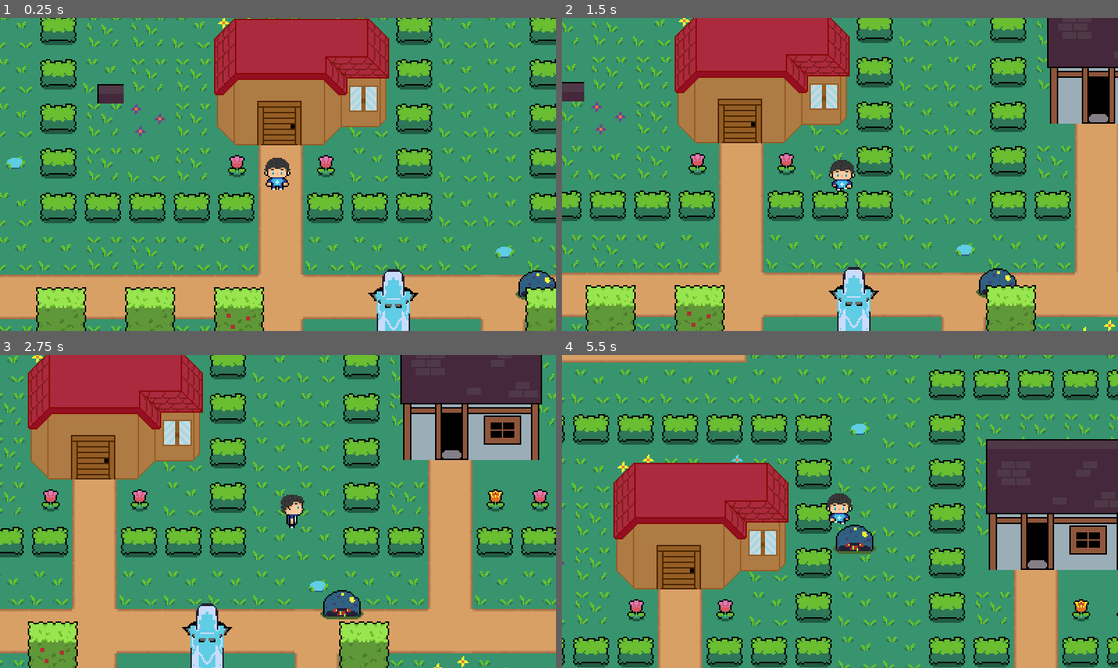
Above: before the commit, frames 1-4 (two rows, left to right).
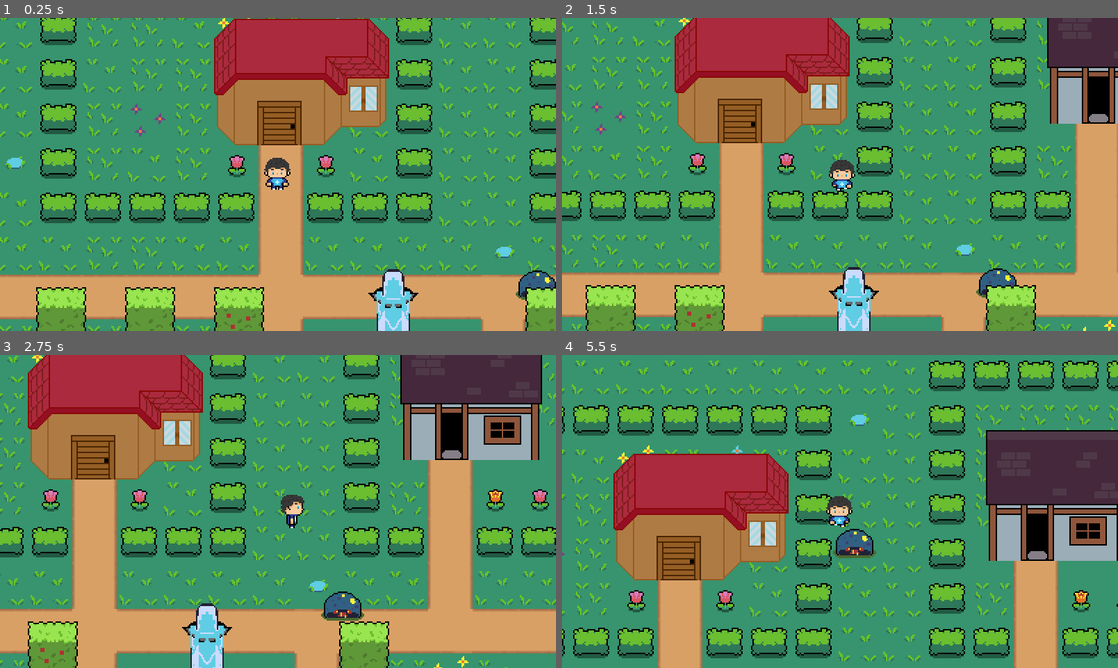
Above: after the commit, the same moments.

Repository: Frnkp21/godot4TonfrasFinal
Game: Godot game, scene res://Scenes/Street.tscn
The game is run twice, just before and just after one commit, with the same random seed, the same clock (stepped at 60 frames per second) and the same inputs. This scene is started directly instead of the project's main scene.
Inputs:
- Up to frame 1 (0.25 s): no input
- Up to frame 2 (1.5 s): tap Enter at 0.5 s; hold D (move_right) 0.53-1.28 s; tap J (attack, bound only after the commit) at 0.6 s; tap F (attack, bound only before the commit) at 0.8, 1.35 s; hold S (move_down) from 1.28 s (still down)
- Up to frame 3 (2.75 s): tap J (attack, bound only after the commit) at 1.55, 2.1 s; release S (move_down) at 2.03 s; hold D (move_right) from 2.03 s (still down); tap F (attack, bound only before the commit) at 2.3 s
- Up to frame 4 (5.5 s): release D (move_right) at 2.78 s; hold W (move_up) 2.78-3.53 s; tap F (attack, bound only before the commit) at 2.85, 3.8, 5.1 s; tap J (attack, bound only after the commit) at 3.05, 4.35 s; hold A (move_left) 3.53-5.03 s; tap E at 3.6 s; hold S (move_down) from 5.03 s (still down)

The runs differ from the first frame. In frame 1, 0.3% of the frame differs, in the area x 17-23%, y 21-28%; in frame 2, 0.2%; in frame 3, 0.3%; in frame 4, 35%, in the area x 0-100%, y 0-100%.

Commit message:
attack and dead

Diff:
--- a/Scenes/BedRoom.tscn
+++ b/Scenes/BedRoom.tscn
@@ -29,5 +29,3 @@
 
 [node name="player" parent="." instance=ExtResource("1")]
 position = Vector2(80, -29)
-move_speed = 100.0
-attack_speed = 100.0
--- a/Scenes/Player.tscn
+++ b/Scenes/Player.tscn
@@ -55,9 +55,25 @@
 atlas = ExtResource("5_bipx0")
 region = Rect2(64, 0, 32, 32)
 
+[sub_resource type="AtlasTexture" id="AtlasTexture_ji0ad"]
+atlas = ExtResource("1")
+region = Rect2(96, 0, 32, 32)
+
 [sub_resource type="AtlasTexture" id="AtlasTexture_kwqna"]
 atlas = ExtResource("1")
 region = Rect2(96, 0, 32, 32)
+
+[sub_resource type="AtlasTexture" id="AtlasTexture_wd8or"]
+atlas = ExtResource("1")
+region = Rect2(96, 96, 32, 32)
+
+[sub_resource type="AtlasTexture" id="AtlasTexture_m5pc2"]
+atlas = ExtResource("1")
+region = Rect2(96, 64, 32, 32)
+
+[sub_resource type="AtlasTexture" id="AtlasTexture_87p82"]
+atlas = ExtResource("1")
+region = Rect2(96, 32, 32, 32)
 
 [sub_resource type="AtlasTexture" id="AtlasTexture_djcqm"]
 atlas = ExtResource("1")
@@ -183,10 +199,42 @@
 }, {
 "frames": [{
 "duration": 1.0,
+"texture": SubResource("AtlasTexture_ji0ad")
+}],
+"loop": true,
+"name": &"Down_Idle",
+"speed": 5.0
+}, {
+"frames": [{
+"duration": 1.0,
 "texture": SubResource("AtlasTexture_kwqna")
 }],
 "loop": true,
 "name": &"Idle",
+"speed": 5.0
+}, {
+"frames": [{
+"duration": 1.0,
+"texture": SubResource("AtlasTexture_wd8or")
+}],
+"loop": true,
+"name": &"Left_Idle",
+"speed": 5.0
+}, {
+"frames": [{
+"duration": 1.0,
+"texture": SubResource("AtlasTexture_m5pc2")
+}],
+"loop": true,
+"name": &"Right_Idle",
+"speed": 5.0
+}, {
+"frames": [{
+"duration": 1.0,
+"texture": SubResource("AtlasTexture_87p82")
+}],
+"loop": true,
+"name": &"Up_Idle",
 "speed": 5.0
 }, {
 "frames": [{
@@ -260,6 +308,9 @@
 
 [sub_resource type="RectangleShape2D" id="1"]
 size = Vector2(18.1071, 12.7273)
+
+[sub_resource type="CircleShape2D" id="CircleShape2D_cp0a5"]
+radius = 21.0
 
 [node name="player" type="CharacterBody2D" groups=["player"]]
 collision_layer = 3
@@ -267,7 +318,7 @@
 
 [node name="AnimatedSprite" type="AnimatedSprite2D" parent="."]
 sprite_frames = SubResource("SpriteFrames_rfh70")
-animation = &"Idle"
+animation = &"Down_Idle"
 
 [node name="CollisionShape2D" type="CollisionShape2D" parent="."]
 position = Vector2(-0.5, 2)
@@ -279,3 +330,18 @@
 zoom = Vector2(2, 2)
 position_smoothing_enabled = true
 position_smoothing_speed = 8.0
+
+[node name="player_hitbox" type="Area2D" parent="."]
+
+[node name="CollisionShape2D" type="CollisionShape2D" parent="player_hitbox"]
+shape = SubResource("CircleShape2D_cp0a5")
+
+[node name="attack_cooldown" type="Timer" parent="."]
+
+[node name="deal_attack_timer" type="Timer" parent="."]
+wait_time = 0.5
+
+[connection signal="body_entered" from="player_hitbox" to="." method="_on_player_hitbox_body_entered"]
+[connection signal="body_exited" from="player_hitbox" to="." method="_on_player_hitbox_body_exited"]
+[connection signal="timeout" from="attack_cooldown" to="." method="_on_attack_cooldown_timeout"]
+[connection signal="timeout" from="deal_attack_timer" to="." method="_on_deal_attack_timer_timeout"]
--- a/Scenes/Street.tscn
+++ b/Scenes/Street.tscn
@@ -2738,18 +2738,27 @@
 position = Vector2(31, 37)
 tile_set = SubResource("5")
 format = 2
-layer_0/tile_data = PackedInt32Array(262159, 12, 0, 262160,  …(118 unchanged characters)… , 0, 327697, 18, 0, 327698, 19, 0, 393220, 12, 0, 393223, 7, 0, 393224, 6, 0, 393225, 5, 0, 393 …(188 unchanged characters)…
+layer_0/tile_data = PackedInt32Array(262159, 12, 0, 262160,  …(118 unchanged characters)… , 0, 327697, 18, 0, 327698, 19, 0, 393223, 7, 0, 393224, 6, 0, 393225, 5, 0, 393 …(188 unchanged characters)…
 
 [node name="Deco" type="TileMap" parent="."]
 tile_set = SubResource("4")
 format = 2
 layer_0/tile_data = PackedInt32Array(262159, 0, 0, 262160, 0, 0, 262161, 0, 0, 262162, 0, 0, 262163, 0, 0, 262164, 0, 0 …(561 unchanged characters)…
 
+[node name="Enemy" parent="." instance=ExtResource("28_6hcq7")]
+position = Vector2(488, 391)
+
+[node name="Enemy2" parent="." instance=ExtResource("28_6hcq7")]
+position = Vector2(767, 547)
+
+[node name="Enemy3" parent="." instance=ExtResource("28_6hcq7")]
+position = Vector2(598, 506)
+
+[node name="Enemy4" parent="." instance=ExtResource("28_6hcq7")]
+position = Vector2(700, 397)
+
 [node name="player" parent="." instance=ExtResource("15")]
 position = Vector2(302, 312)
-
-[node name="Enemy" parent="." instance=ExtResource("28_6hcq7")]
-position = Vector2(488, 391)
 
 [node name="Fuente" type="TileMap" parent="."]
 position = Vector2(-191, -36)
--- a/Scenes/enemy.tscn
+++ b/Scenes/enemy.tscn
@@ -43,10 +43,13 @@
 [sub_resource type="CircleShape2D" id="CircleShape2D_jeall"]
 radius = 84.006
 
-[node name="Enemy" type="CharacterBody2D"]
+[sub_resource type="CircleShape2D" id="CircleShape2D_26moh"]
+radius = 21.0238
+
+[node name="Enemy" type="CharacterBody2D" groups=["enemy"]]
 script = ExtResource("2_pa0oh")
 
-[node name="AnimatedSprite2D" type="AnimatedSprite2D" parent="." groups=["enemy"]]
+[node name="AnimatedSprite2D" type="AnimatedSprite2D" parent="."]
 sprite_frames = SubResource("SpriteFrames_hbxmn")
 animation = &"Idle"
 
@@ -61,5 +64,16 @@
 [node name="CollisionShape2D" type="CollisionShape2D" parent="detecting_area"]
 shape = SubResource("CircleShape2D_jeall")
 
+[node name="enemy_hitbox" type="Area2D" parent="."]
+
+[node name="CollisionShape2D" type="CollisionShape2D" parent="enemy_hitbox"]
+shape = SubResource("CircleShape2D_26moh")
+
+[node name="take_damage_cooldown" type="Timer" parent="."]
+wait_time = 0.5
+
 [connection signal="body_entered" from="detecting_area" to="." method="_on_detecting_area_body_entered"]
 [connection signal="body_exited" from="detecting_area" to="." method="_on_detecting_area_body_exited"]
+[connection signal="body_entered" from="enemy_hitbox" to="." method="_on_enemy_hitbox_body_entered"]
+[connection signal="body_exited" from="enemy_hitbox" to="." method="_on_enemy_hitbox_body_exited"]
+[connection signal="timeout" from="take_damage_cooldown" to="." method="_on_take_damage_cooldown_timeout"]
--- a/Scripts/Enemy.gd
+++ b/Scripts/Enemy.gd
@@ -5,12 +5,19 @@
 var player_chase = false
 var player = null
 
+var health = 100
+var player_inattack_zone = false
+
+var can_take_damage = true
+
 func _physics_process(delta):
+	deal_with_damage()
+
 	if player_chase:
 		position += (player.position - position)/speed
 
 		$AnimatedSprite2D.play("Walk")
-
+		move_and_collide(Vector2(0,0))
 
 
 func _on_detecting_area_body_entered(body):
@@ -21,3 +28,30 @@
 func _on_detecting_area_body_exited(body):
 	player = null
 	player_chase = false
+
+func enemy():
+	pass
+
+
+func _on_enemy_hitbox_body_entered(body):
+	if body.has_method("player"):
+		player_inattack_zone = true
+
+
+func _on_enemy_hitbox_body_exited(body):
+	if body.has_method("player"):
+		player_inattack_zone = false
+
+func deal_with_damage():
+	if player_inattack_zone and global.player_current_attack == true:
+		if can_take_damage == true:
+			health = health -30
+			$take_damage_cooldown.start()
+			can_take_damage = false
+			print ("slime health ",health)
+			if health <= 0:
+				self.queue_free()
+
+
+func _on_take_damage_cooldown_timeout():
+	can_take_damage = true
--- a/Scripts/Player.gd
+++ b/Scripts/Player.gd
@@ -1,79 +1,138 @@
 extends CharacterBody2D
 
-@export var move_speed: float = 100  # Velocidad de movimiento en píxeles por segundo
-@export var attack_speed: float = 100  # Velocidad de ataque en píxeles por segundo
+const speed = 100
+var current_dir ="none"
 
 
-var is_attacking: bool = false  # Variable booleana que indica si se está atacando o no
-var attack_direction: Vector2 = Vector2.ZERO  # Dirección del ataque
+var enemy_inattack_range = false
+var enemy_attack_cooldown = true
+var health = 100
+var player_alive = true
 
-func _physics_process(delta: float) -> void:
-	var motion: Vector2 = Vector2.ZERO
+var attack_ip = false
+
+func _ready():
+	$AnimatedSprite.play("idle")
+
+func _physics_process(delta):
+	player_movement(delta)
+	enemy_attack()
+	attack()
+
+	if health <= 0:
+		player_alive=false #agregar un menu de respawn o algo
+		health = 0
+		print("player has been killed")
+		self.queue_free()
+
+func player_movement(delta):
 
 	if Input.is_action_pressed("move_right"):
-		motion.x += 1
+		current_dir = "right"
+		play_anim(1)
+		velocity.x = speed
+		velocity.y = 0
 	elif Input.is_action_pressed("move_left"):
-		motion.x -= 1
+		current_dir = "left"
+		play_anim(1)
+		velocity.x = -speed
+		velocity.y = 0
+	elif Input.is_action_pressed("move_down"):
+		current_dir = "down"
+		play_anim(1)
+		velocity.y = speed
+		velocity.x = 0
+	elif Input.is_action_pressed("move_up"):
+		current_dir = "up"
+		play_anim(1)
+		velocity.y = -speed
+		velocity.x = 0
+	else:
+		play_anim(0)
+		velocity.x = 0
+		velocity.y = 0
 
-	if Input.is_action_pressed("move_down"):
-		motion.y += 1
-	elif Input.is_action_pressed("move_up"):
-		motion.y -= 1
-
-	motion = motion.normalized() * move_speed * delta
-	move_and_collide(motion)
+	move_and_slide()
 
 
-	# Determinar la animación a reproducir según la dirección del movimiento
-	if motion != Vector2.ZERO:
-		if abs(motion.x) > abs(motion.y):
-			if motion.x > 0:
-				# Movimiento hacia la derecha
-				$AnimatedSprite.play("Walk_Right")
-			else:
-				# Movimiento hacia la izquierda
-				$AnimatedSprite.play("Walk_Left")
-		else:
-			if motion.y > 0:
-				# Movimiento hacia abajo
-				$AnimatedSprite.play("Walk_Down")
-			else:
-				# Movimiento hacia arriba
-				$AnimatedSprite.play("Walk_Up")
-	else:
-		# Si no se está moviendo, reproducir la animación de Idle
-		$AnimatedSprite.play("Idle")
+func play_anim(movement):
+	var dir = current_dir
+	var anim = $AnimatedSprite
 
-# Si se está atacando, determinar la dirección del ataque
-	if is_attacking:
-		if abs(motion.x) > abs(motion.y):
-			if motion.x > 0:
-				attack_direction = Vector2.RIGHT
-			else:
-				attack_direction = Vector2.LEFT
-		else:
-			if motion.y > 0:
-				attack_direction = Vector2.DOWN
-			else:
-				attack_direction = Vector2.UP
+	if dir == "right":
+		anim.flip_h = false
+		if movement == 1:
+			anim.play("Walk_Right")
+		elif movement == 0:
+			if attack_ip == false:
+				anim.play("Right_Idle")
+	if dir == "left":
+		anim.flip_h = false
+		if movement == 1:
+			anim.play("Walk_Left")
+		elif movement == 0:
+			if attack_ip == false:
+				anim.play("Left_Idle")
+	if dir == "up":
+		anim.flip_h = false
+		if movement == 1:
+			anim.play("Walk_Up")
+		elif movement == 0:
+			if attack_ip == false:
+				anim.play("Up_Idle")
+	if dir == "down":
+		anim.flip_h = false
+		if movement == 1:
+			anim.play("Walk_Down")
+		elif movement == 0:
+			if attack_ip == false:
+				anim.play("Down_Idle")
 
-	# Si se soltó el botón de ataque, finalizar el ataque
-	if Input.is_action_just_released("attack"):
-		print("hola")
-		is_attacking = false
 
-	# Si se está atacando, reproducir la animación de ataque
-	if is_attacking:
-		$AnimatedSprite.play("Attack")
+func player():
+	pass
 
-	# Realizar el ataque después de un breve delay
-	if is_attacking and $AnimatedSprite.frame >= $AnimatedSprite.frame_range.end:
-		attack(attack_direction)
-		is_attacking = false
+func _on_player_hitbox_body_entered(body):
+	if body.has_method("enemy"):
+		enemy_inattack_range = true
 
-func attack(attack_direction: Vector2) -> void:
-	# Aquí puedes implementar el comportamiento de ataque
-	pass
-func _on_Area2D_body_entered(body: Node) -> void:
-	# Aquí puedes manejar las colisiones con otros objetos
-	pass
+
+func _on_player_hitbox_body_exited(body):
+	if body.has_method("enemy"):
+		enemy_inattack_range = false
+
+func enemy_attack():
+	if enemy_inattack_range and enemy_attack_cooldown == true:
+		health = health - 10
+		enemy_attack_cooldown = false
+		$attack_cooldown.start()
+		print(health)
+
+func _on_attack_cooldown_timeout():
+	enemy_attack_cooldown = true
+
+
+func attack():
+	var dir = current_dir
+	if Input.is_action_just_pressed("attack"):
+		global.player_current_attack = true
+		attack_ip = true
+		if dir == "right":
+			$AnimatedSprite.play("Attack_Right")
+			$deal_attack_timer.start()
+		if dir == "left":
+			$AnimatedSprite.play("Attack_Left")
+			$deal_attack_timer.start()
+		if dir == "down":
+			$AnimatedSprite.play("Attack_Down")
+			$deal_attack_timer.start()
+		if dir == "up":
+			$AnimatedSprite.play("Attack_Up")
+			$deal_attack_timer.start()
+
+
+
+func _on_deal_attack_timer_timeout():
+	$deal_attack_timer.stop()
+	global.player_current_attack = false
+	attack_ip = false
--- /dev/null
+++ b/Scripts/global.gd
@@ -0,0 +1,3 @@
+extends Node
+
+var player_current_attack = false
--- a/project.godot
+++ b/project.godot
@@ -14,6 +14,10 @@
 run/main_scene="res://Scenes/BedRoom.tscn"
 config/features=PackedStringArray("4.2")
 config/icon="res://icon.png"
+
+[autoload]
+
+global="*res://Scripts/global.gd"
 
 [display]
 
@@ -59,7 +63,7 @@
 }
 attack={
 "deadzone": 0.5,
-"events": [Object(InputEventKey,"resource_local_to_scene":false,"resource_name":"","device":0,"window_id":0,"alt_pressed":false,"shift_pressed":false,"ctrl_pressed":false,"meta_pressed":false,"pressed":false,"keycode":70,"physical_keycode":0,"key_label":0,"unicode":0,"echo":false,"script":null)
+"events": [Object(InputEventKey,"resource_local_to_scene":false,"resource_name":"","device":-1,"window_id":0,"alt_pressed":false,"shift_pressed":false,"ctrl_pressed":false,"meta_pressed":false,"pressed":false,"keycode":74,"physical_keycode":0,"key_label":0,"unicode":106,"echo":false,"script":null)
 ]
 }
 
Not shown: 1 places in Scenes/Player.tscn that only renumber resources
Not shown: 1 places in Scenes/Street.tscn that only renumber resources
Not shown: 1 places in Scenes/enemy.tscn that only renumber resources
